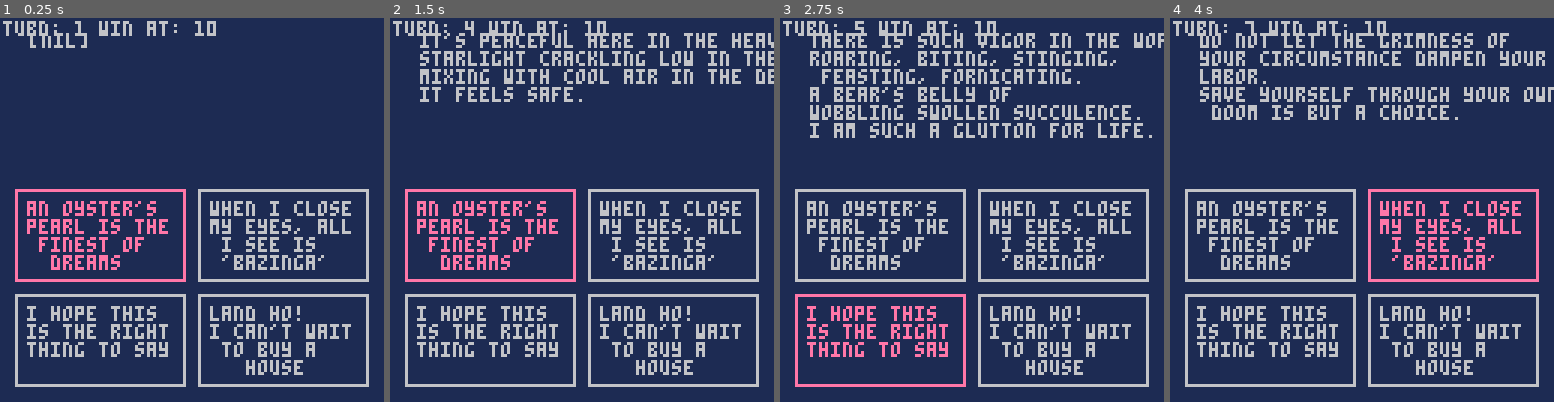
Above: before the commit, frames 1-4 (left to right).
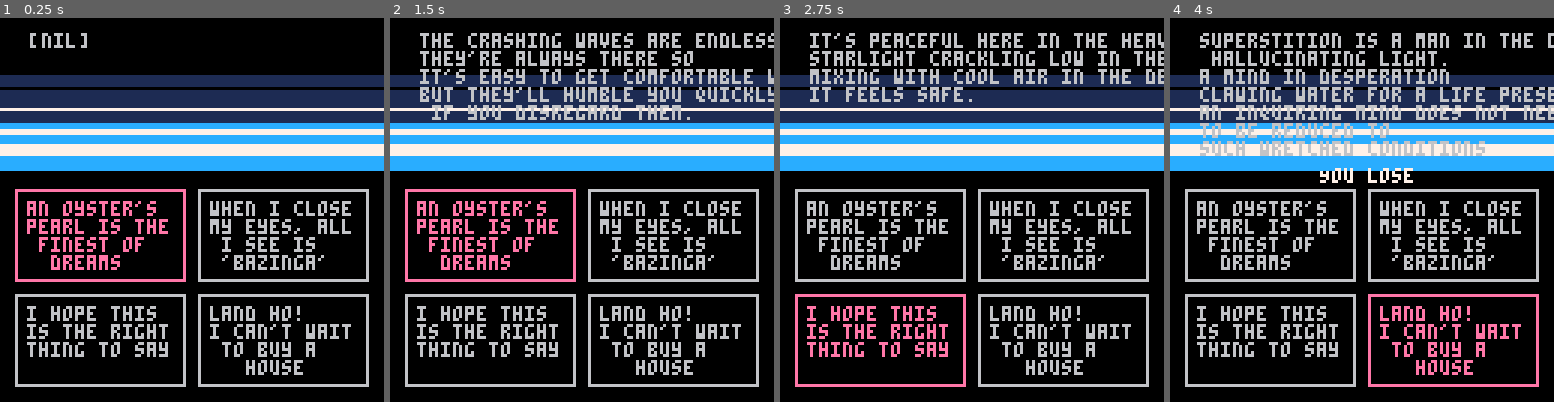
Above: after the commit, the same moments.

Repository: eschmiel/LD49
Game: PICO-8 cartridge ld49.p8
Two runs of this game, one before a commit and one after it. Both use one fixed random seed, a clock stepped at 60 frames per second and the inputs below.
Inputs:
- Up to frame 1 (0.25 s): no input
- Up to frame 2 (1.5 s): tap O (Z key) at 0.33, 0.7, 1.43 s
- Up to frame 3 (2.75 s): hold Left 1.97-2.37 s; tap O (Z key) at 2.22 s; hold Down from 2.42 s (still down)
- Up to frame 4 (4 s): release Down at 2.82 s; hold Right 2.87-3.53 s; tap O (Z key) at 3.1, 3.98 s; hold Up from 3.58 s (still down)

The runs differ from the first frame. In frame 1, 77% of the frame differs, in the area x 0-100%, y 0-100%; in frame 2, 78%; in frame 3, 78%; in frame 4, 84%.

Commit message:
added a bunch of stuff

Diff:
--- /dev/null
+++ b/atmosphere.lua
@@ -0,0 +1,24 @@
+draw_atmosphere = {}
+
+draw_atmosphere[6] = function(stars)
+    rectfill(0, 50, 128, 35, 12) --light blue
+    rectfill(0, 34, 128, 19, 1) --deep blue
+    rectfill(0, 45, 128, 42, 7)--white lines
+    rectfill(0, 38, 128, 37, 7)
+    line(0, 30, 128, 30, 7)
+    line(0, 23, 128, 23, 0) -- black line
+end
+
+function generate_atmosphere(engagement)
+    color_warning={10, 8, 9, 2, 4, 12, 7, 1,0}
+end
+--[[
+10 - 0
+9 -1
+8 - 7
+7 - 12
+6- 4
+5- 2
+4- 9
+3 - 8
+2-10]]
--- a/cosmic_force.lua
+++ b/cosmic_force.lua
@@ -5,14 +5,46 @@
     cosmic_force = {}
     cosmic_force.engagement = 0
     cosmic_force.disposition = {}
+    cosmic_force.used_aggressive_prompts = {}
+    cosmic_force.used_content_prompts = {}
+    cosmic_force.stars = {}
 
     for x=1, #master_topic_list do
-        cosmic_force.disposition[x] = flr(rnd(11)) - 5
+        cosmic_force.disposition[x] = ceil(rnd(11)) - 5
     end
 
+    cosmic_force.verify_prompt = function(prompt_number)
+        checked_prompt_list = cosmic_force.used_content_prompts
+        if (cosmic_force.engagement < 0) checked_prompt_list = cosmic_force.used_aggressive_prompts
+
+        for prompt in all(checked_prompt_list) do
+            if (prompt == prompt_number) return false
+        end
+        return true
+    end
+
+
     cosmic_force.new_prompt = function()
-        cosmic_force.prompt = flr(rnd(12))
+        potential_prompt = ceil(rnd(12))
+        while(not cosmic_force.verify_prompt(potential_prompt)) do
+            potential_prompt = ceil(rnd(12))
+        end
+
+        cosmic_force.prompt = potential_prompt
+
+        if(cosmic_force.engagement < 0) then
+            add(cosmic_force.used_aggressive_prompts, potential_prompt)
+        else
+            add(cosmic_force.used_content_prompts, potential_prompt)
+        end
     end
+--[[
+    cosmic_force.generate_stars = function(number_of_stars)
+
+        5 * (cosmic_force.engagement -10)
+
+    end]]
+
 
     return cosmic_force
 end
@@ -28,7 +60,8 @@
 function force_muses()
     --print("there is such vigor\n in the world. \nroaring, biting, stinging, \nfeasting, fornicating. \na bear's belly of wobbling\n swollen succulence. \ni am such a glutton for life.", 5, 10)
     --print("have you ever labored in\n futility? to work so \nhard towards an impossible \n goal? was it worth it?", 10, 20)
-    print(content_prompts[cosmic_force.prompt], 10, 5)
+    print(content_prompts[cosmic_force.prompt], 10, 5, 6)
+    --print('engagement: '..cosmic_force.engagement, 10, 40, 0)
 end
 
 function display_force_status(force)
--- a/ld49.p8
+++ b/ld49.p8
@@ -37,16 +37,18 @@
 end
 
 function _draw()
- cls(1)
+ cls(0)
  draw_text_option(option1)
  draw_text_option(option2)
  draw_text_option(option3)
  draw_text_option(option4)
+ draw_atmosphere[6]()
  --display_force_status(cosmic_force)
 force_muses()
-print('turn: '..current_turn..' win at: 10', 1, 1)
- if(game_lose) print('You lose', 50, 50)
- if(game_win) print('YOU WIN?!?', 50, 50)
+
+--print('turn: '..current_turn..' win at: 10', 1, 1, 7)
+ if(game_lose) print('You lose', 50, 50, 7)
+ if(game_win) print('YOU WIN?!?', 50, 50, 7)
 end
 
 function check_game_win(turn)
@@ -66,6 +68,7 @@
 #include topics.lua
 #include controls.lua
 #include cosmic_force_prompts.lua
+#include atmosphere.lua
 
 __gfx__
 00000000000000000000000000000000000000000000000000000000000000000000000000000000000000000000000000000000000000000000000000000000
